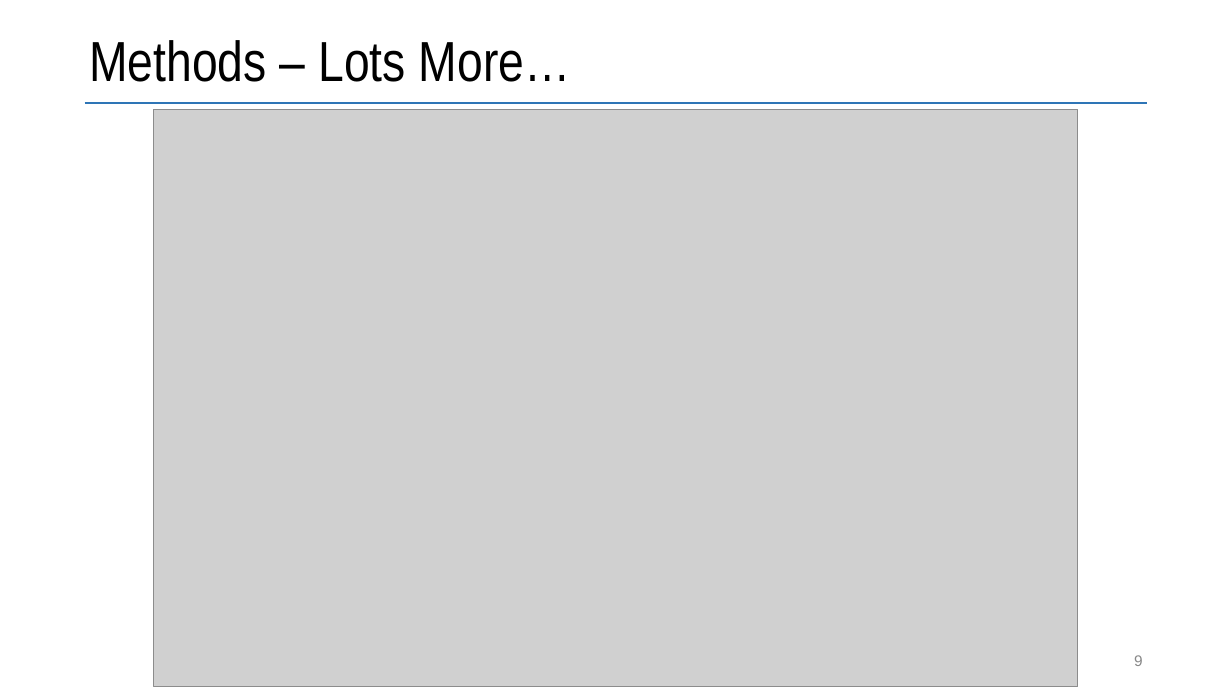
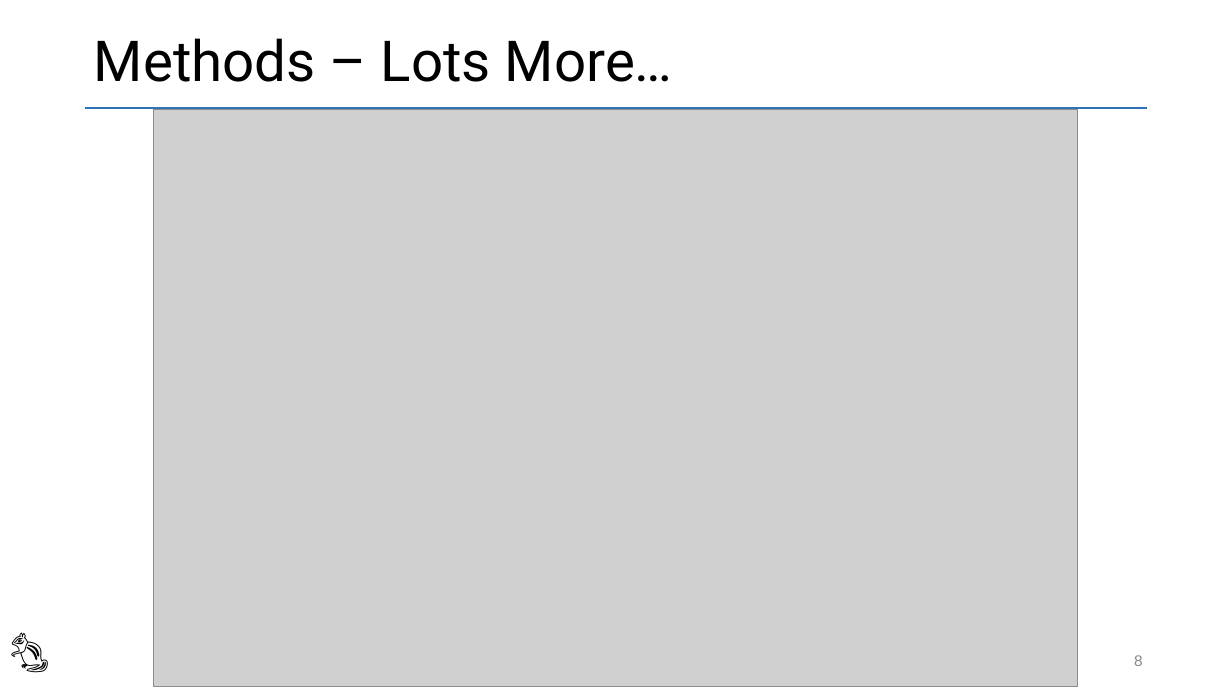
Before and after one commit to vmzakharov/refactor-to-ec-remake, a slide deck: slide 8 of RefactorToEcIntro.pptx (slide 9 before the commit). Drawn at 1232x693 pixels with LibreOffice and Linux fonts; fonts in the diff are those of the drawing; grey boxes stand for pictures. Boxes give left, top, right and bottom in pixels: in the first picture for what was removed or moved away, otherwise in the second. Text is boxed around its words. In the diff, an @@ line names an element or a change of style, - is before the commit and + after.

```diff
--- a/RefactorToEcIntro.pptx
+++ b/RefactorToEcIntro.pptx
@@ title "Methods – Lots More…": place and size @@
-title "Methods – Lots More…" at <box>89,40,571,82</box>
+title "Methods – Lots More…" at <box>85,23,1148,104</box>
@@ title "Methods – Lots More…" at <box>85,23,1148,104</box>: font Arial Narrow to Roboto; fill none to #FFFFFF @@
@@ line moved from (85, 103) - (1148, 103) to (85, 107) - (1148, 107) @@
@@ text added at <box>0,619,74,678</box>, 32 pt, text #000000 @@
+🐿️
```
Also in this commit, not shown: 15 other slides changed, 1 slide added, 1 other file.
